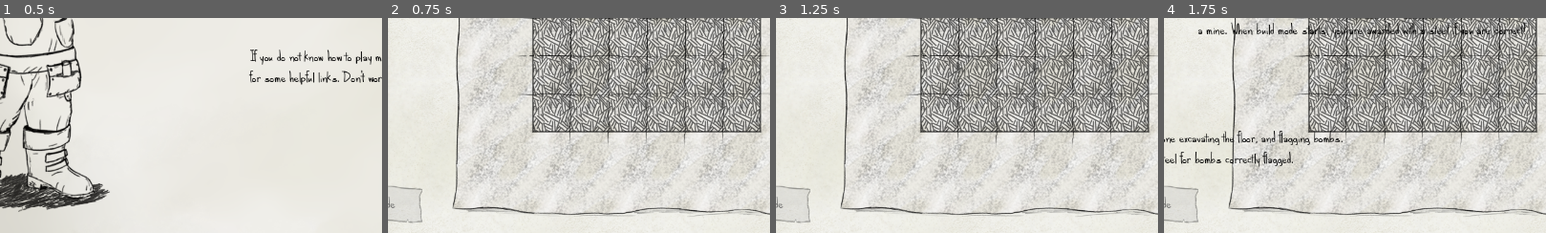
Above: before the commit, frames 1-4 (left to right).
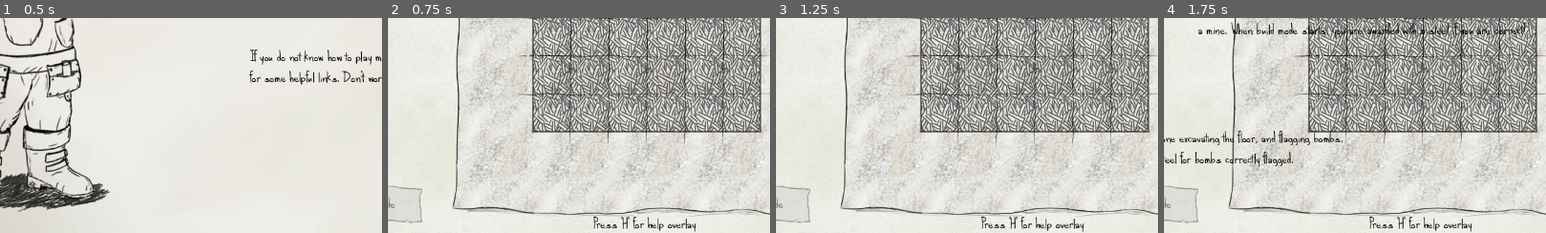
Above: after the commit, the same moments.

Repository: e-lain/MinesweeperDwarves
Game: Godot game, scene res://Title.tscn
The game is run twice, just before and just after one commit, with the same random seed, the same clock (stepped at 60 frames per second) and the same inputs.
Inputs (mouse positions are % of the whole screen's width and height, from its top left):
- Up to frame 1 (0.5 s): no input
- Up to frame 2 (0.75 s): click "START" at 0.5 s
- Up to frame 3 (1.25 s): no input
- Up to frame 4 (1.75 s): tap H at 1.25 s; move the mouse to (79, 18) at 1.27 s; press the mouse at (79, 18) at 1.28 s
The pictures show only the part of the screen within x 12-62%, y 50-100%; the shares and areas given below are measured in that part.

Frame 1 is identical in both runs. In frame 2, 0.5% of the frame differs, in the area x 53-81%, y 92-100%; in frame 3, 0.5%; in frame 4, 0.5%.

Commit message:
Add context text bar under board

Diff:
--- a/Main.gd
+++ b/Main.gd
@@ -15,6 +15,7 @@
 
 @onready var help_overlay_play = $CanvasLayer/HelpOverlayPlay
 @onready var help_overlay_build = $CanvasLayer/HelpOverlayBuild
+@onready var help_text_bar = $CanvasLayer/UI/ContextLabel
 
 @onready var next_floor_button = $CanvasLayer/UI/NextFloorBtn
 
@@ -98,6 +99,8 @@
 		else:
 			next_floor_button.hide()
 
+	help_text_bar.text = "Press \'H\' for help overlay"
+
 func ability(ability_name):
 	print("func ability, ability_name: ", ability_name)
 	if ability_name == "destroy" && ability_destroy < 1:
--- a/Main.tscn
+++ b/Main.tscn
@@ -175,6 +175,15 @@
 theme_override_styles/disabled = SubResource("StyleBoxTexture_qk65p")
 theme_override_styles/focus = SubResource("StyleBoxTexture_p42ak")
 text = "Descend..."
+
+[node name="ContextLabel" type="Label" parent="CanvasLayer/UI"]
+layout_mode = 0
+offset_left = 263.0
+offset_top = 687.0
+offset_right = 911.0
+offset_bottom = 722.0
+text = "Press 'H' for help overlay"
+horizontal_alignment = 1
 
 [node name="BuildMenu" type="Control" parent="CanvasLayer"]
 visible = false
@@ -496,7 +505,6 @@
 rotation = -0.0543328
 
 [node name="PopulationBox" parent="CanvasLayer/MineHitPopup" index="2"]
-layout_mode = 0
 offset_left = 74.7352
 offset_top = 62.1503
 offset_right = 110.735
Not shown: 1 places in Main.tscn that only renumber resources
Not shown: 1 places in Title.tscn that only renumber resources
